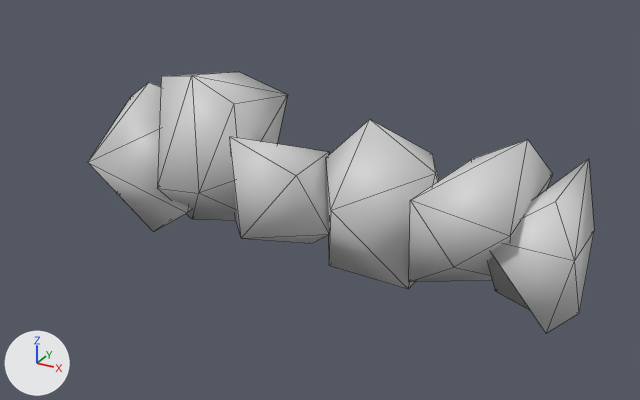
A saved change to the glTF model models/stoneWallSegment.glb.
Camera for both pictures: a 50 mm camera at (1.55, -2.79, 1.25) aimed at (0.07, -0.09, -0.1). Lighting does not change. The marker at lower left points along +X, +Y and +Z. Mesh edges are drawn as thin lines. Where no turn or scale is listed for an object, it has been applied to the vertices. Vertices at the same position are counted once.

Objects in the first picture: 'stoneWallSegment'.
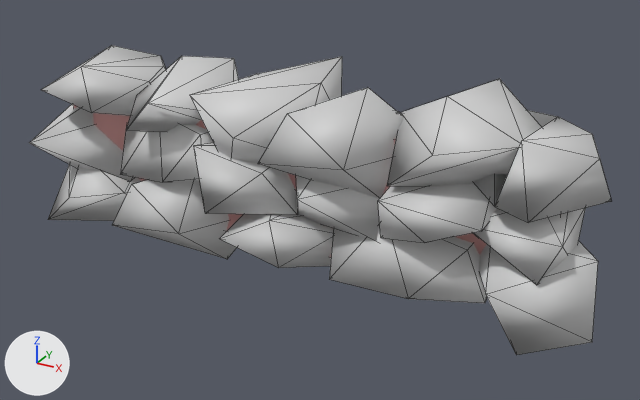
Commit message: new wall segment

Where the change shows, as pixel boxes (x1, y1, x2, y2) in the pictures (640 x 400 px; the box of a moved part takes in the faces that stretch with it):
'stoneWallSegment', reshaped, moved, rescaled (15% wider, 19% taller)
    before: (88, 72, 594, 333)
    after: (30, 45, 611, 355)
'stoneWallMortar', added
    after: (73, 105, 561, 257)
part 1 of me_cube_001, moved or reshaped
    before: (326, 119, 439, 289)
    after: (296, 176, 380, 241)
part 2 of me_cube_001, moved or reshaped
    before: (488, 158, 594, 333)
    after: (473, 208, 585, 285)
part 3 of me_cube_001, deleted
    before: (157, 72, 287, 221)
part 4 of me_cube_001, deleted
    before: (409, 140, 553, 282)
part 5 of me_cube_001, deleted
    before: (230, 137, 329, 243)
part 6 of me_cube_001, built on
    before: (88, 82, 191, 231)
    after: (30, 45, 611, 355)

Patch to the scene script:
```diff
--- a/models/stoneWallSegment.glb.py
+++ b/models/stoneWallSegment.glb.py
@@ mat_mortar @@
+mat_mortar = principled_material('mortar')
+mat_mortar.base_color = (0.639, 0.311, 0.299)  # pink #d19795
@@ me_cube_001 @@
 # used by ob_stonewallsegment; location = (0.0, 0.0, 0.0)
-me_cube_001.from_pydata(...)  # 55 vertices, 86 faces; spans x -0.98..1.06, y -0.28..0.31, z -0.41..0.31
+me_cube_001.from_pydata(...)  # 167 vertices, 262 faces; spans x -2.96..3.21, y -0.5..0.58, z -1.93..1.35
+# me_cube_001 part 1: the loose piece of 9 vertices spanning x 0.02..0.49, y -0.25..0.25, z -0.39..0.22 is scaled about its middle by (2.68, 1.77, 1.97), then moved by (0.39, 0.0, -0.19)
+# me_cube_001 part 2: the loose piece of 9 vertices spanning x 0.75..1.06, y -0.22..0.24, z -0.41..0.13 is scaled about its middle by (2.68, 1.77, 1.97), then moved by (1.57, 0.01, -0.17)
+# me_cube_001 part 3: the loose piece of 11 vertices spanning x -0.72..-0.2, y -0.24..0.28, z -0.37..0.31 is deleted
+# me_cube_001 part 4: the loose piece of 9 vertices spanning x 0.47..0.85, y -0.28..0.28, z -0.41..0.24 is deleted
+# me_cube_001 part 5: the loose piece of 8 vertices spanning x -0.39..0.14, y -0.25..0.31, z -0.39..0.15 is deleted
+# me_cube_001 part 6
+# 9 vertices are removed from x -0.98..-0.53, y -0.27..0.26, z -0.41..0.24
+# 14 faces are deleted
+# 140 vertices are added at x -2.96..3.21, y -0.5..0.58, z -1.93..1.35
+# 220 new faces join them
 me_cube_001.materials.append(mat_rock)
@@ me_cube_035 @@
+me_cube_035.from_pydata(...)  # a box spanning x -1.0..1.0, y -0.14..-0.01, z -0.25..0.25
+me_cube_035.materials.append(mat_mortar)  # pink #d19795
@@ ob_stonewallsegment @@
 ob_stonewallsegment = bpy.data.objects.new('stoneWallSegment', me_cube_001)
-ob_stonewallsegment.location = (0.0, 0.0, 0.0)
+ob_stonewallsegment.location = (-0.03, -0.162, 0.098)
+ob_stonewallsegment.scale = (0.373, 0.565, 0.254)
@@ ob_stonewallmortar @@
+ob_stonewallmortar = bpy.data.objects.new('stoneWallMortar', me_cube_035)
+ob_stonewallmortar.location = (0.0, -0.095, 0.0)
```
